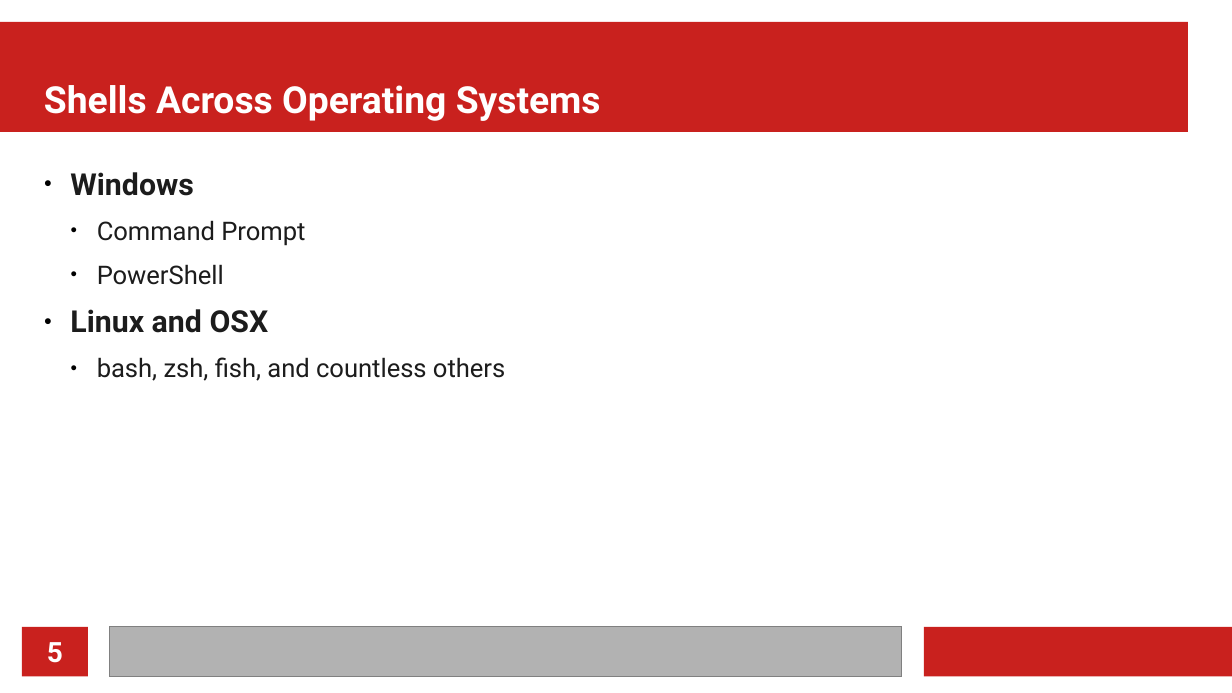
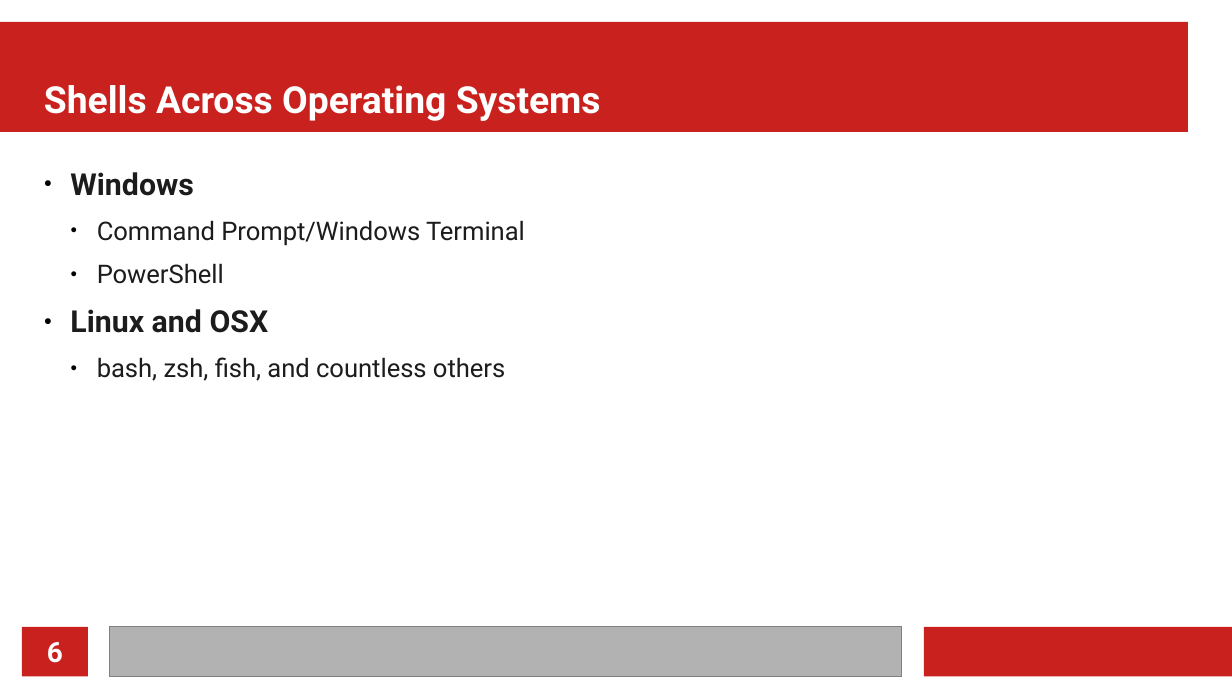
Before and after one commit to MarkusG/UCI-Slides, a slide deck: slide 6 of CLI.odp (slide 5 before the commit). Drawn at 1232x693 pixels with LibreOffice and Linux fonts; fonts in the diff are those of the drawing. Boxes give left, top, right and bottom in pixels: in the first picture for what was removed or moved away, otherwise in the second. Text is boxed around its words. In the diff, an @@ line names an element or a change of style, - is before the commit and + after.

```diff
--- a/CLI.odp
+++ b/CLI.odp
@@ text at box(97, 220, 525, 246): text changed @@
-  ● Command Prompt
+  ● Command Prompt/Windows Terminal
@@ page number at box(47, 642, 63, 663): text changed @@
-5
+6
```
Also in this commit, not shown: 3 other slides changed, 6 slides added, 1 other file.
